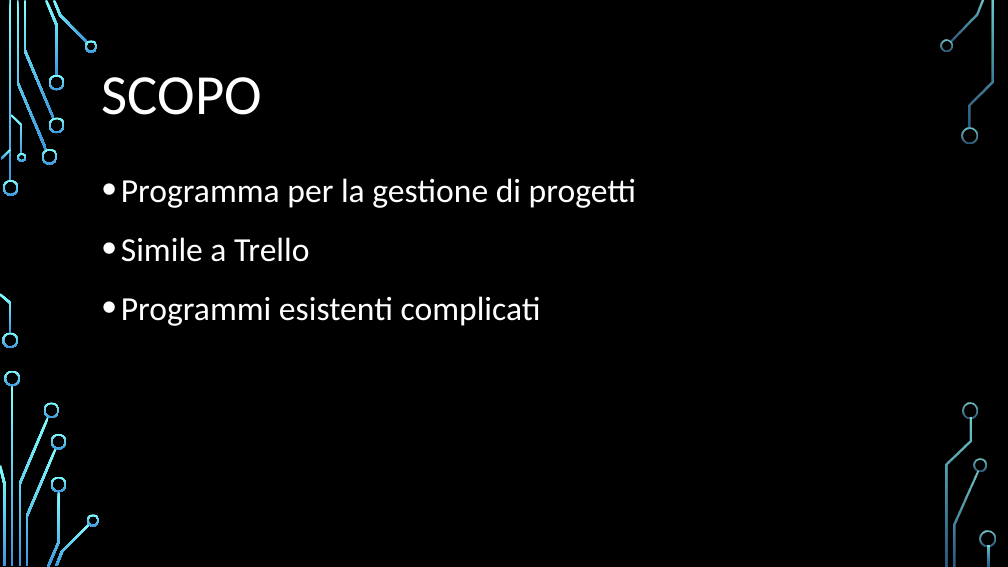
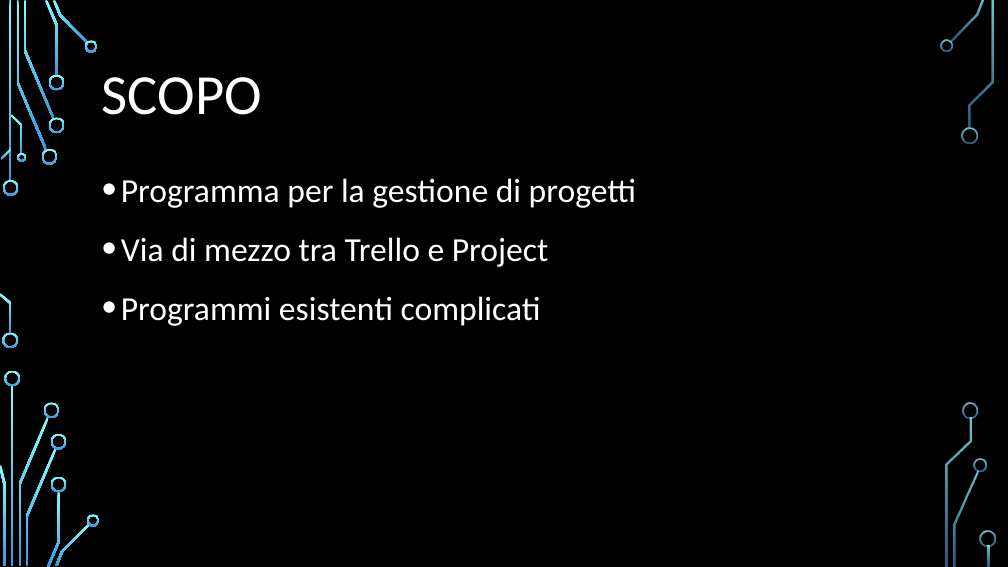
Before and after one commit to LuMug/ProPlan, a slide deck: slide 3 of Vari/ProPlanPresentazione.pptx. Drawn at 1008x567 pixels with LibreOffice and Linux fonts; fonts in the diff are those of the drawing; background and template pictures are left out. Boxes give left, top, right and bottom in pixels: in the first picture for what was removed or moved away, otherwise in the second. Text is boxed around its words. In the diff, an @@ line names an element or a change of style, - is before the commit and + after.

```diff
--- a/Vari/ProPlanPresentazione.pptx
+++ b/Vari/ProPlanPresentazione.pptx
@@ text at box(121, 237, 548, 267): text changed @@
-• Simile a Trello
+• Via di mezzo tra Trello e Project
```
Also in this commit, not shown: 3 other slides changed.
